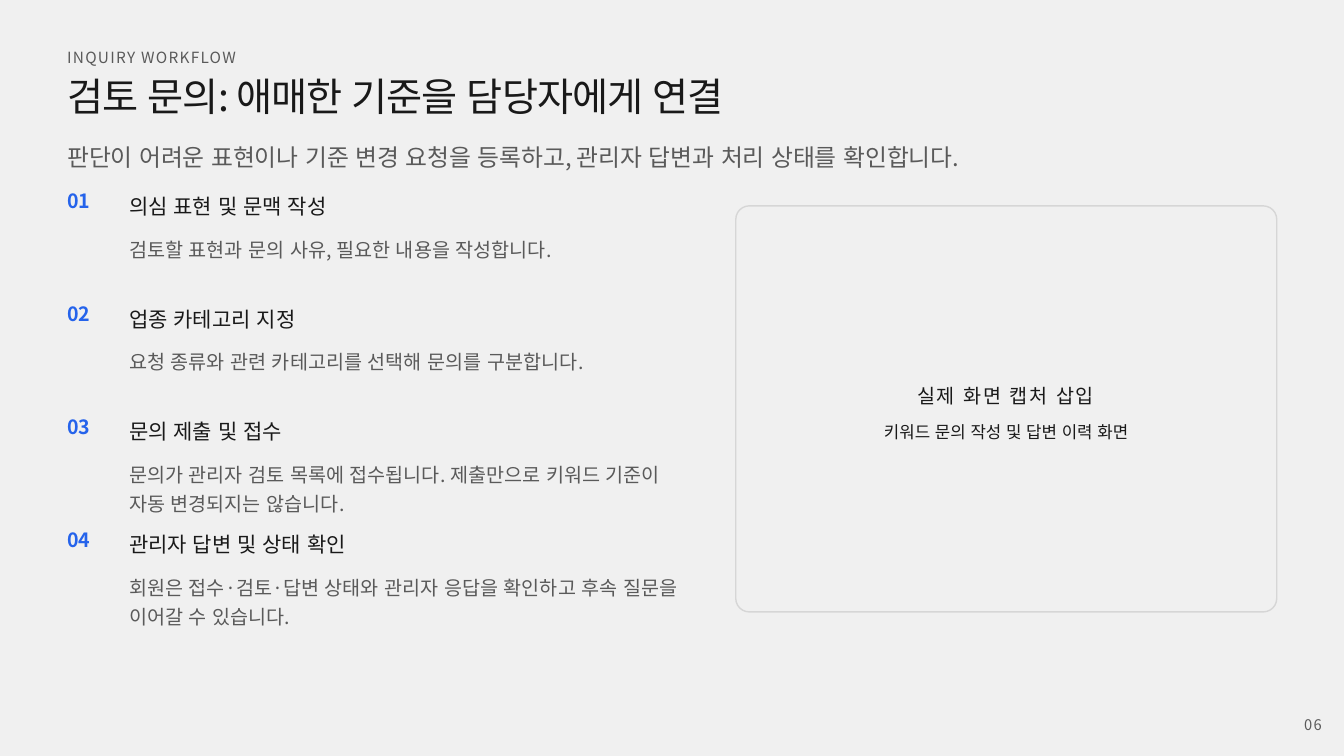
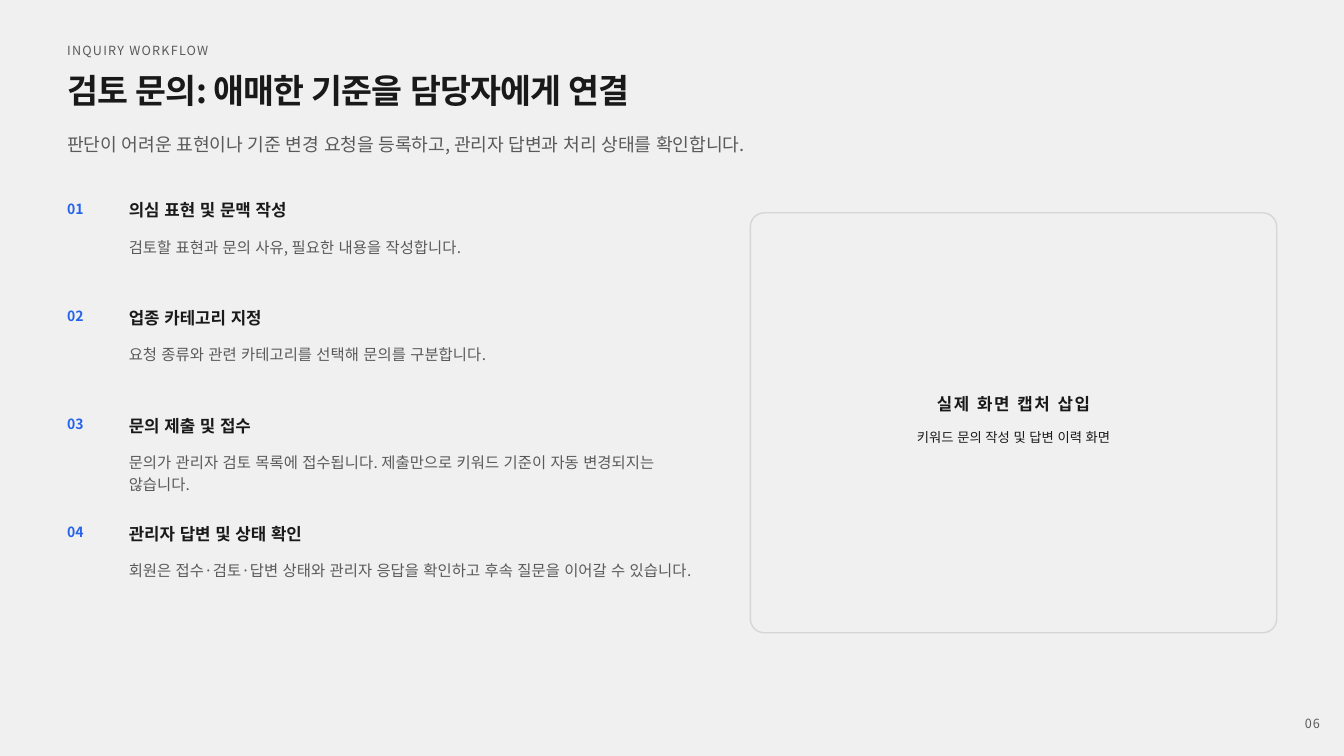
Before and after one commit to rlawlsgura-stack/keyword-risk-analyzer, a slide deck: slide 6 of docs/portfolio/keyword-risk-analyzer-blue-template-style.pptx. Drawn at 1344x756 pixels with LibreOffice and Linux fonts; fonts in the diff are those of the drawing; background and template pictures are left out. Boxes give left, top, right and bottom in pixels: in the first picture for what was removed or moved away, otherwise in the second. Text is boxed around its words. In the diff, an @@ line names an element or a change of style, - is before the commit and + after.

Commit message:
docs: standardize portfolio deck typography and layout

```diff
--- a/docs/portfolio/keyword-risk-analyzer-blue-template-style.pptx
+++ b/docs/portfolio/keyword-risk-analyzer-blue-template-style.pptx
@@ text "INQUIRY WORKFLOW" at (67,45,208,58): size 11 to 9 pt @@
@@ text "검토 문의: 애매한 기준을 담당자에게 ..." at (67,74,629,106): size 28 to 24 pt, bold on @@
@@ text "판단이 어려운 표현이나 기준 변경 ...": place and size @@
-text "판단이 어려운 표현이나 기준 변경 ..." at (67,146,959,170)
+text "판단이 어려운 표현이나 기준 변경 ..." at (67,136,744,154)
@@ text "판단이 어려운 표현이나 기준 변경 ..." at (67,136,744,154): size 17 to 13 pt @@
@@ size 14 to 10 pt in 4 elements at (67,418,83,429), (67,526,83,537), (67,310,83,321), (67,203,83,214) @@
@@ text "01": place and size @@
-text "01" at (67,193,90,209)
+text "01" at (67,203,83,214)
@@ size 15 to 12 pt, bold on in 4 elements at (129,418,251,434), (129,310,262,326), (129,526,302,542), (129,202,287,218) @@
@@ rounded rectangle: place and size @@
-rounded rectangle at (736,206,1277,612)
+rounded rectangle at (750,213,1276,633)
@@ text "실제 화면 캡처 삽입": place and size @@
-text "실제 화면 캡처 삽입" at (917,386,1094,405)
+text "실제 화면 캡처 삽입" at (937,396,1090,412)
@@ text "실제 화면 캡처 삽입" at (937,396,1090,412): size 14 to 12 pt, bold on; alignment left to centre @@
@@ text "키워드 문의 작성 및 답변 ...": place and size @@
-text "키워드 문의 작성 및 답변 ..." at (884,424,1128,440)
+text "키워드 문의 작성 및 답변 ..." at (917,431,1110,443)
@@ text "키워드 문의 작성 및 답변 ..." at (917,431,1110,443): size 12 to 9.5 pt; alignment left to centre @@
@@ text "문의가 관리자 검토 목록에 접수됩니다. ...": place and size @@
-text "문의가 관리자 검토 목록에 접수됩니다. ..." at (129,466,660,513)
+text "문의가 관리자 검토 목록에 접수됩니다. ..." at (129,455,654,491)
@@ text "관리자 답변 및 상태 확인": place and size @@
-text "관리자 답변 및 상태 확인" at (129,534,346,554)
+text "관리자 답변 및 상태 확인" at (129,526,302,542)
@@ size 14 to 11 pt in 4 elements at (129,347,486,361), (129,240,462,256), (129,455,654,491), (129,563,692,577) @@
@@ text "회원은 접수·검토·답변 상태와 관리자 응답을 ...": place and size @@
-text "회원은 접수·검토·답변 상태와 관리자 응답을 ..." at (129,578,677,626)
+text "회원은 접수·검토·답변 상태와 관리자 응답을 ..." at (129,563,692,577)
@@ text "06" at (1305,718,1320,728): size 10.5 to 9 pt @@
```
Also in this commit, not shown: 9 other slides changed, 1 other file.
